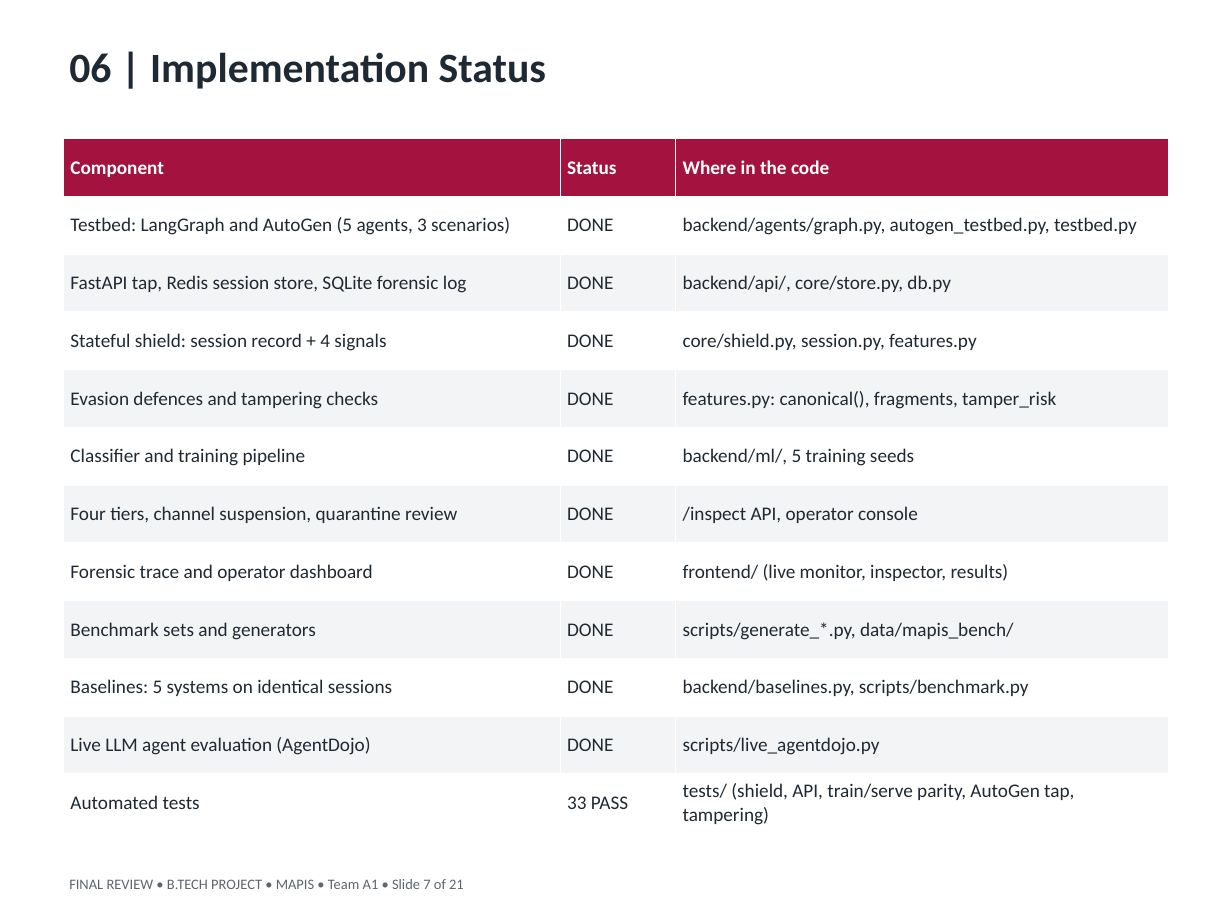
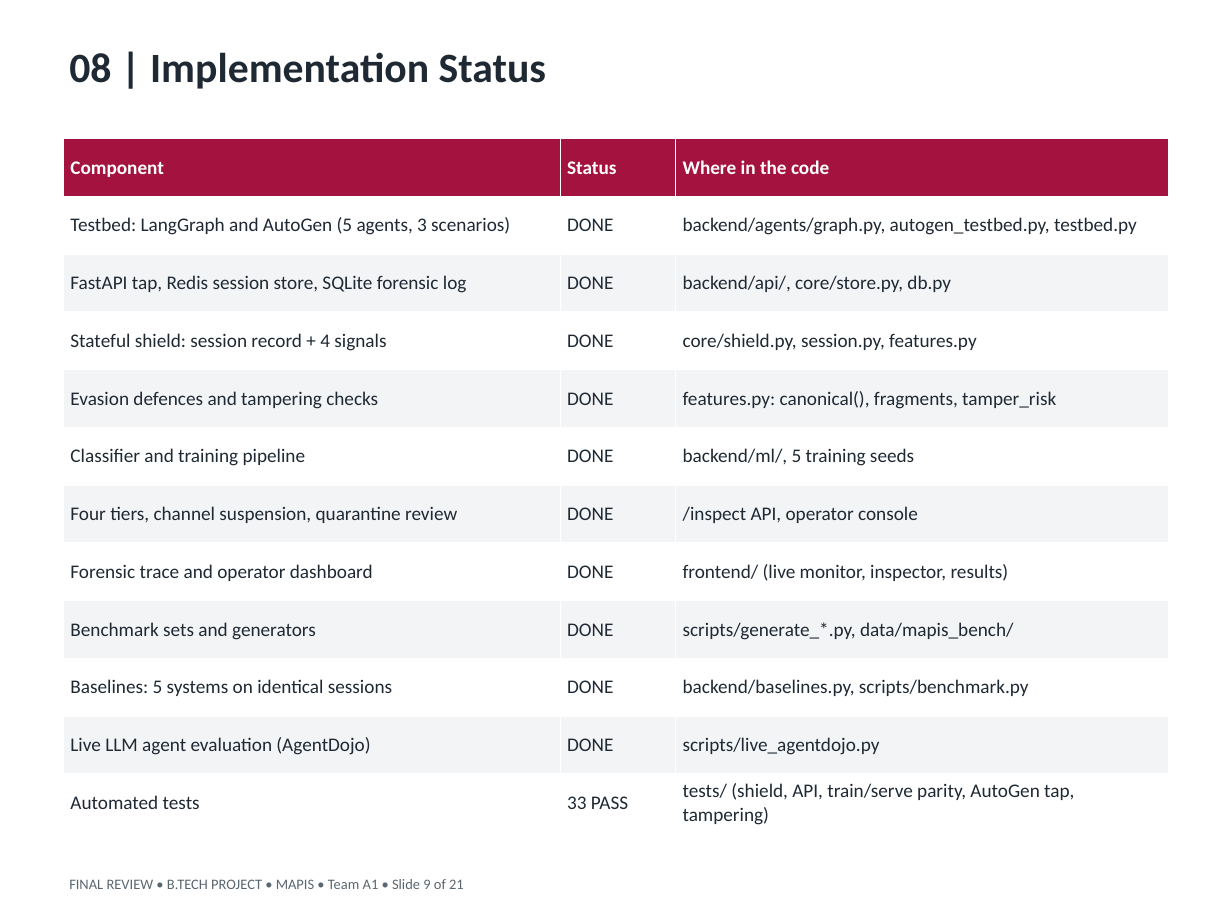
Before and after one commit to Vishnu868/Mapis, a slide deck: slide 9 of docs/final/MAPIS_Final_Review.pptx (slide 7 before the commit). Drawn at 1232x924 pixels with LibreOffice and Linux fonts; fonts in the diff are those of the drawing. Boxes give left, top, right and bottom in pixels: in the first picture for what was removed or moved away, otherwise in the second. Text is boxed around its words. In the diff, an @@ line names an element or a change of style, - is before the commit and + after.

```diff
--- a/docs/final/MAPIS_Final_Review.pptx
+++ b/docs/final/MAPIS_Final_Review.pptx
@@ text at box(69, 52, 546, 89): text changed @@
-06 | Implementation Status
+08 | Implementation Status
@@ text at box(69, 879, 464, 889): text changed @@
-FINAL REVIEW • B.TECH PROJECT • MAPIS • Team A1 • Slide 7 of 21
+FINAL REVIEW • B.TECH PROJECT • MAPIS • Team A1 • Slide 9 of 21
```
Also in this commit, not shown: 4 other slides changed, 4 other files.
